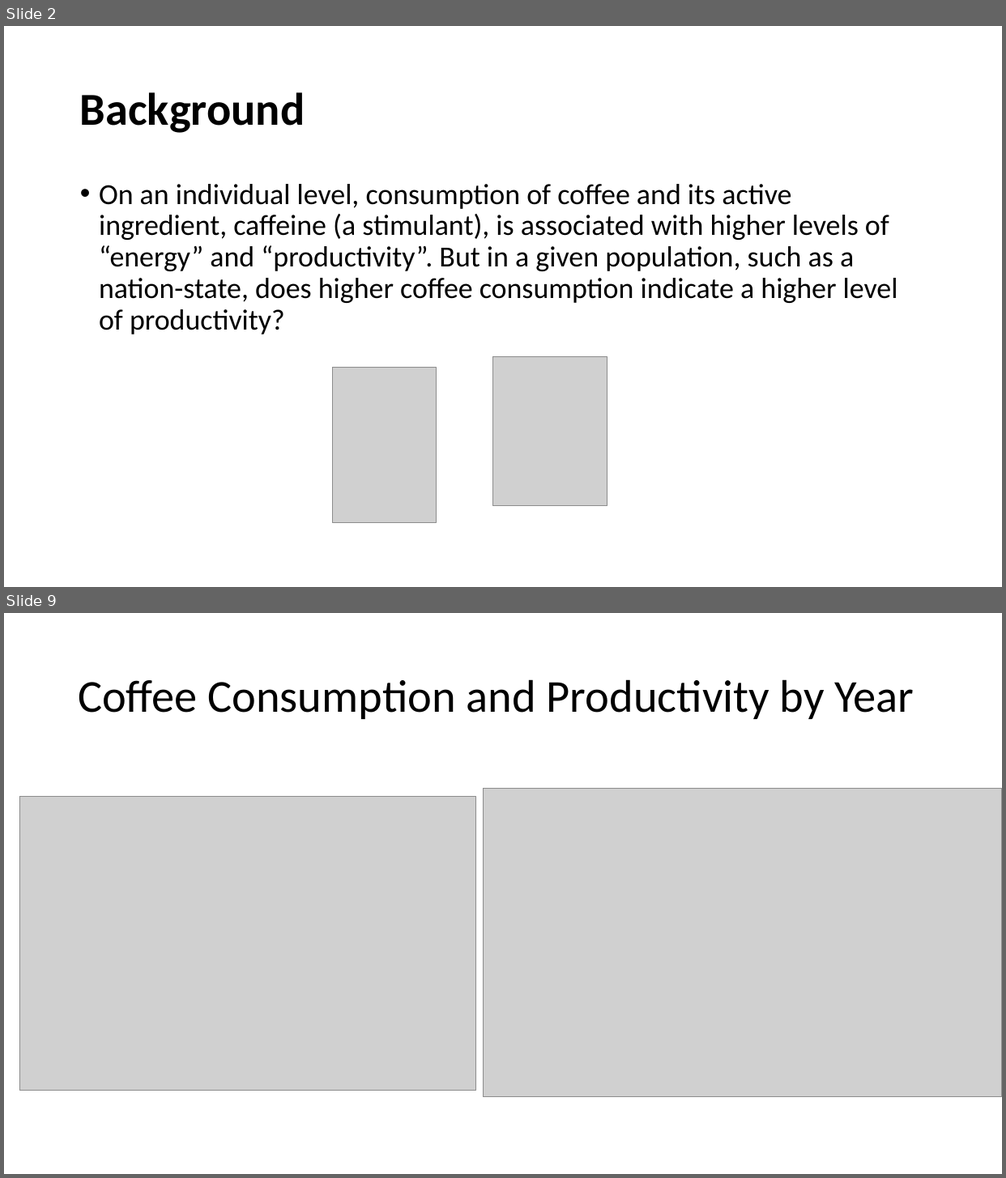
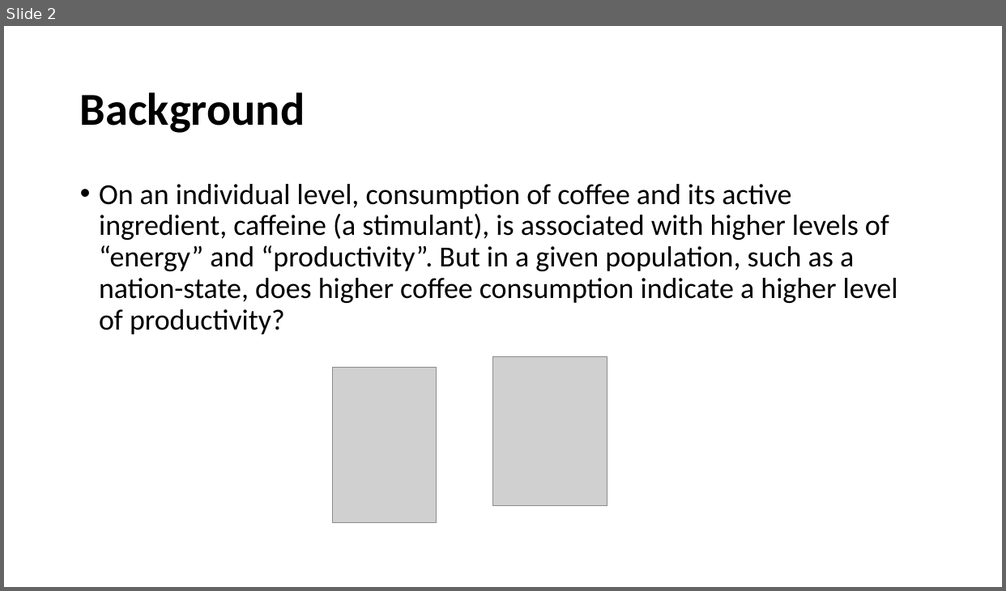
Before and after one commit to andrewboring/Confabulators_Project_1, a slide deck: Coffee and Productivity.pptx. Shown one above the other, each under a label of ours: slides 2 and 9 before the commit, slide 2 after it; the slides between them are not shown. The pictures are 1006x1178 and 1006x591 pixels, drawn with LibreOffice and Linux fonts; fonts in the diff are those of the drawing; grey boxes stand for pictures. Boxes give left, top, right and bottom in pixels: in the first picture for what was removed or moved away, otherwise in the second. Text is boxed around its words. In the diff, an @@ line names an element or a change of style, - is before the commit and + after.

```diff
--- a/Coffee and Productivity.pptx
+++ b/Coffee and Productivity.pptx
@@ slide 9 removed at (x1=4, y1=613, x2=1002, y2=1174), background #FFFFFF @@
@@ title removed at (x1=78, y1=679, x2=914, y2=719) @@
-Coffee Consumption and Productivity by Year
@@ picture removed at (x1=19, y1=796, x2=475, y2=1090) @@
@@ picture removed at (x1=484, y1=788, x2=1002, y2=1097) @@
```
Also in this commit, not shown: 10 slides changed, 2 slides added, 4 other slides removed.
